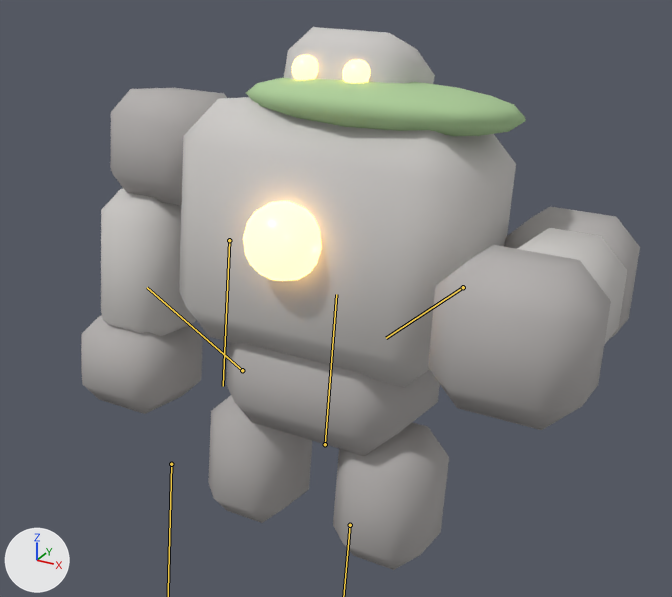
Two versions of the glTF model assets/models/mob_golem.glb, one commit apart.
Camera for both pictures: a camera (50 mm lens) standing at (1.256, -2.212, 1.988) and looking at (-0.01, 0.089, 0.838). Arrows for +X, +Y and +Z are at lower left; the lights stay in place. The picture after the commit comes second. Both versions are drawn at frame 2 of the action 'attack'; the numbers are the values there. The bones that change are drawn over the model as lines.

Objects in the first picture: 'belly', 'core', 'eye-1', 'eye1', 'fist-1', 'fist1', 'forearm-1', 'forearm1', 'head', 'leg-1', 'leg1', 'moss', 'shoulder-1', 'shoulder1', 'torso'.
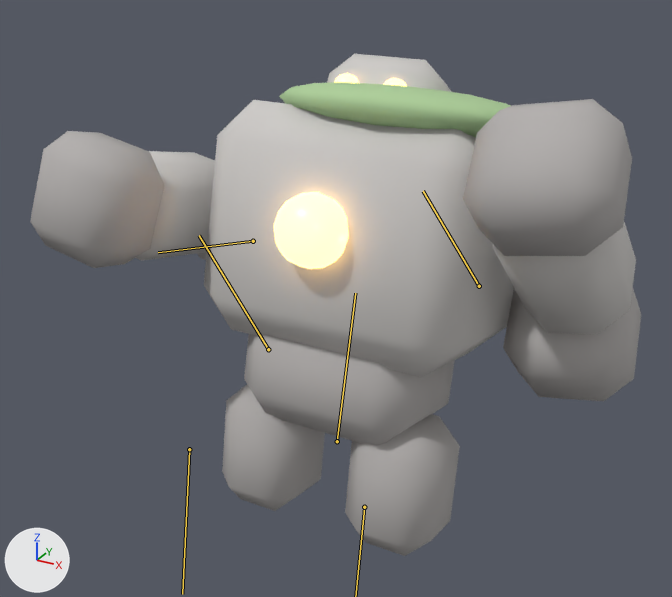
The change in detail:
Bone 'body' (bone_body) moves from (0.0, 0.064, 0.0) to (0.0, 0.03, -0.08).
Bone 'body' (bone_body) turns from (-9, 0, 0) to (-14, 0, 0) degrees about its own x, y and z.
Bone 'arm_l' (bone_arm_l) turns from (0, 0, 0) to (-90, 0, 10) degrees about its own x, y and z.
Bone 'arm_r' (bone_arm_r) turns from (-88, 0, 0) to (-125, 0, -10) degrees about its own x, y and z.
Bone 'head' (bone_head) turns from (-11, 0, 0) to (-16, 0, 0) degrees about its own x, y and z.
Bone 'leg_fl' (bone_leg_fl) turns from (0, 0, 0) to (4, 0, 0) degrees about its own x, y and z.
Bone 'leg_fr' (bone_leg_fr) turns from (0, 0, 0) to (4, 0, 0) degrees about its own x, y and z.

Location of each change, [x1, y1, x2, y2] in pixels of the pictures (672 x 597 px):
'torso', posed (8% narrower)
    before: [179, 97, 516, 387]
    after: [204, 100, 514, 377]
'fist1', posed (8% narrower, 15% shorter)
    before: [428, 245, 611, 430]
    after: [463, 99, 632, 256]
'fist-1', posed
    before: [81, 315, 203, 414]
    after: [31, 131, 164, 268]
'belly', posed
    before: [226, 342, 440, 456]
    after: [244, 334, 455, 446]
'forearm-1', posed
    before: [101, 189, 196, 336]
    after: [136, 151, 215, 261]
'leg1', posed
    before: [333, 422, 449, 570]
    after: [345, 414, 460, 556]
'shoulder1', posed
    before: [504, 206, 640, 337]
    after: [503, 289, 641, 401]
'moss', posed
    before: [246, 78, 526, 136]
    after: [279, 82, 511, 138]
'forearm1', posed
    before: [517, 228, 627, 345]
    after: [493, 222, 636, 334]
'leg-1', posed
    before: [208, 396, 312, 523]
    after: [222, 384, 325, 511]
'shoulder-1', posed (mostly hidden afterwards)
    before: [110, 88, 227, 206]
    after: [198, 251, 207, 260]
'core', posed
    before: [243, 201, 322, 281]
    after: [274, 192, 349, 269]
'head', posed
    before: [284, 27, 435, 84]
    after: [327, 54, 451, 92]
'eye-1', posed
    before: [292, 55, 318, 80]
    after: [335, 73, 359, 83]
bone 'body', root to tip
    before: (325, 444) to (336, 294)
    after: (337, 441) to (355, 293)
bone 'arm_l', root to tip
    before: (229, 240) to (223, 386)
    after: (253, 241) to (158, 252)
bone 'arm_r', root to tip
    before: (463, 287) to (386, 338)
    after: (479, 286) to (423, 191)
bone 'head', root to tip
    before: (242, 370) to (147, 287)
    after: (268, 349) to (199, 235)
